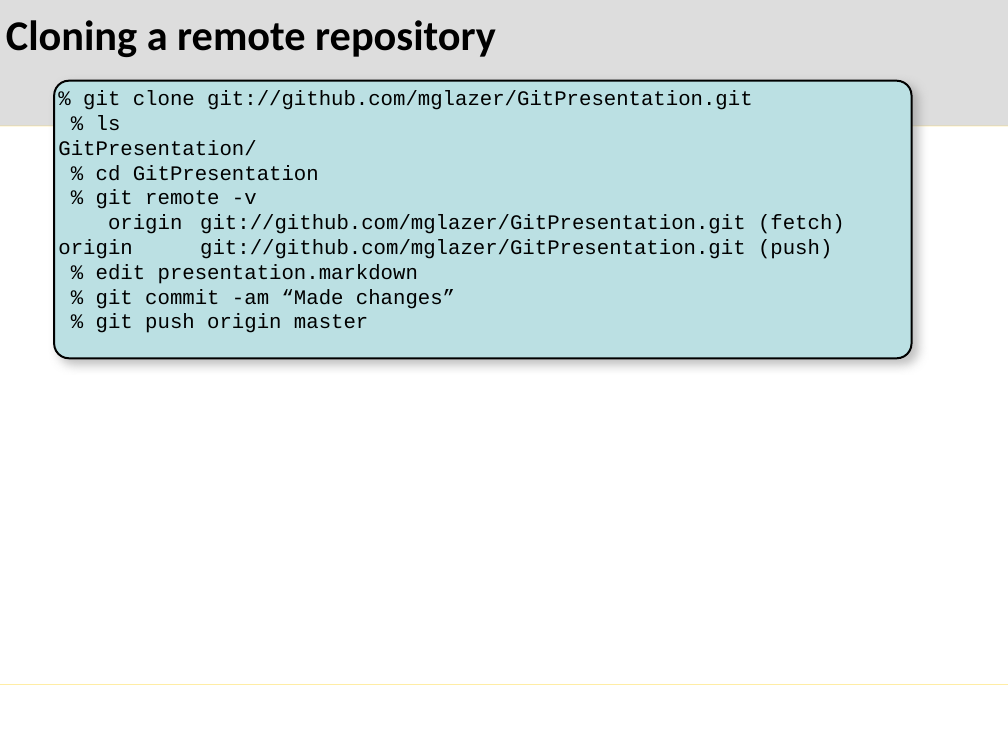
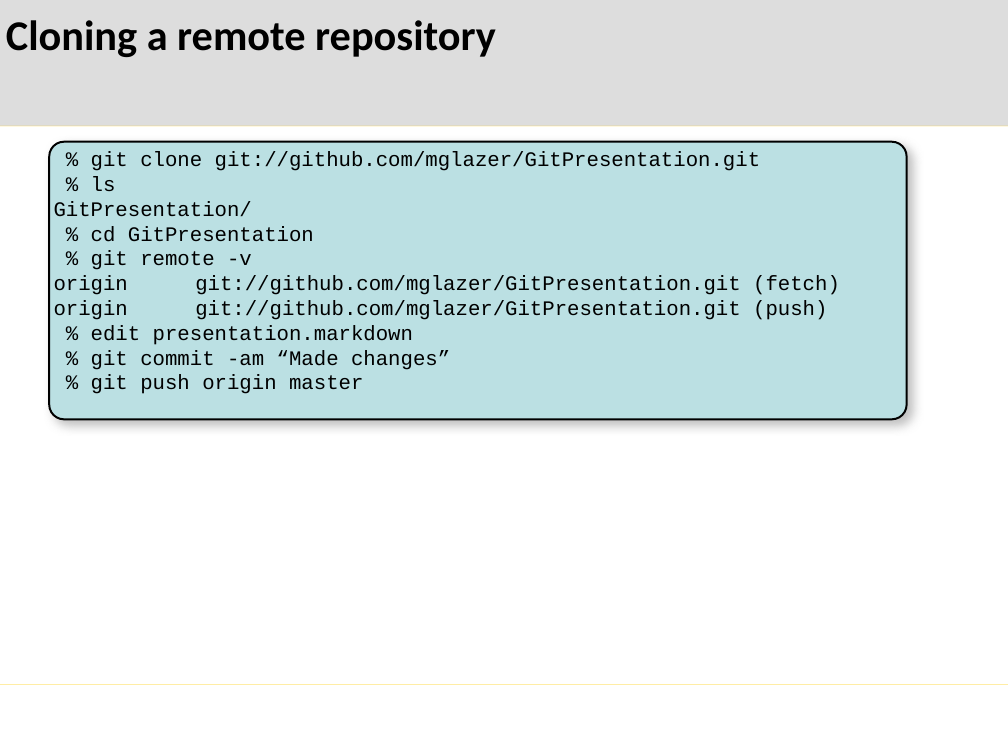
Before and after one commit to mglazer/GitPresentation, a slide deck: slide 12 of presentation.pptx. Drawn at 1008x756 pixels with LibreOffice and Linux fonts; fonts in the diff are those of the drawing; background and template pictures are left out. Boxes give left, top, right and bottom in pixels: in the first picture for what was removed or moved away, otherwise in the second. Text is boxed around its words. In the diff, an @@ line names an element or a change of style, - is before the commit and + after.

```diff
--- a/presentation.pptx
+++ b/presentation.pptx
@@ rounded rectangle "% git clone git://github.com/mglazer/GitPresentation.git": place and size @@
-rounded rectangle "% git clone git://github.com/mglazer/GitPresentation.git" at (54, 81, 912, 359)
+rounded rectangle "% git clone git://github.com/mglazer/GitPresentation.git" at (49, 142, 907, 420)
```
Also in this commit, not shown: 16 other slides changed, 12 slides added, 1 other file.
